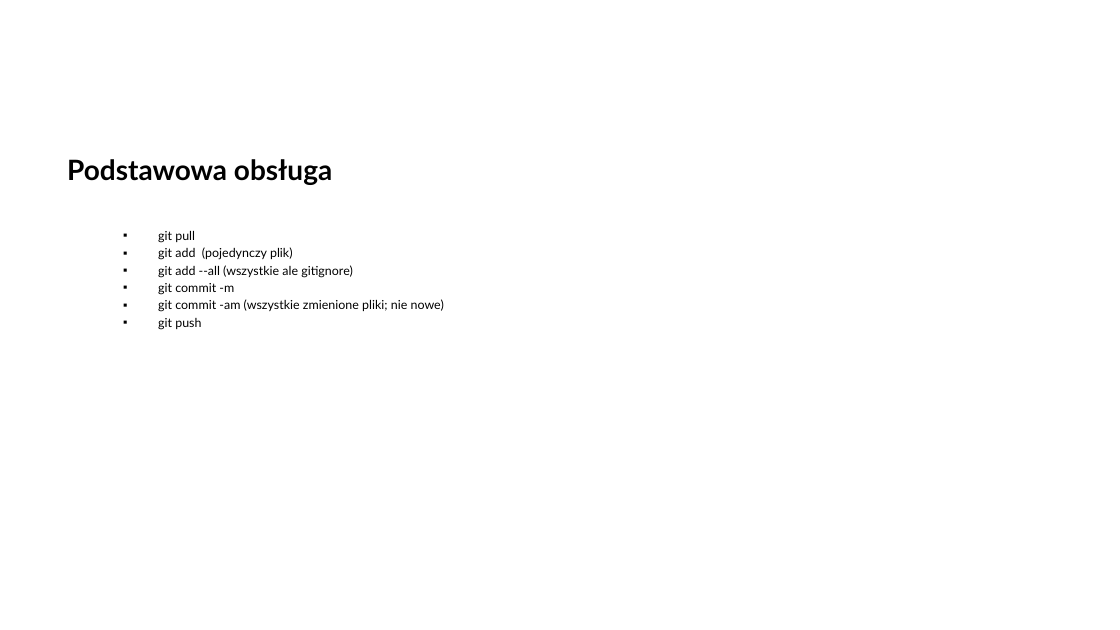
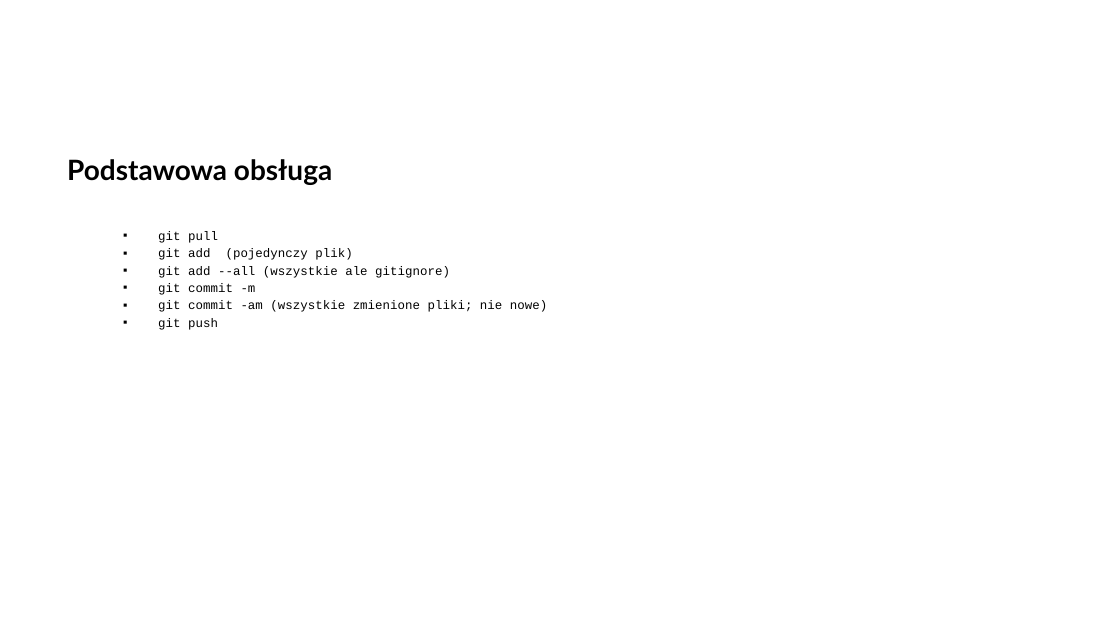
Before and after one commit to arturkwiek/gitlab-tutorial, a slide deck: slide 14 of gitLab - tutorial - git.pptx (slide 12 before the commit). Drawn at 1120x630 pixels with LibreOffice and Linux fonts; fonts in the diff are those of the drawing; background and template pictures are left out. Boxes give left, top, right and bottom in pixels: in the first picture for what was removed or moved away, otherwise in the second. Text is boxed around its words. In the diff, an @@ line names an element or a change of style, - is before the commit and + after.

```diff
--- a/gitLab - tutorial - git.pptx
+++ b/gitLab - tutorial - git.pptx
@@ text at (158,231,547,330): font Lato to Courier New in "git pull", "git add (pojedynczy plik)", "git add --all (wszystkie ale gitignore)", "git commit -m" and 2 more places @@
```
Also in this commit, not shown: 9 other slides changed, 4 slides added, 3 slides removed.
